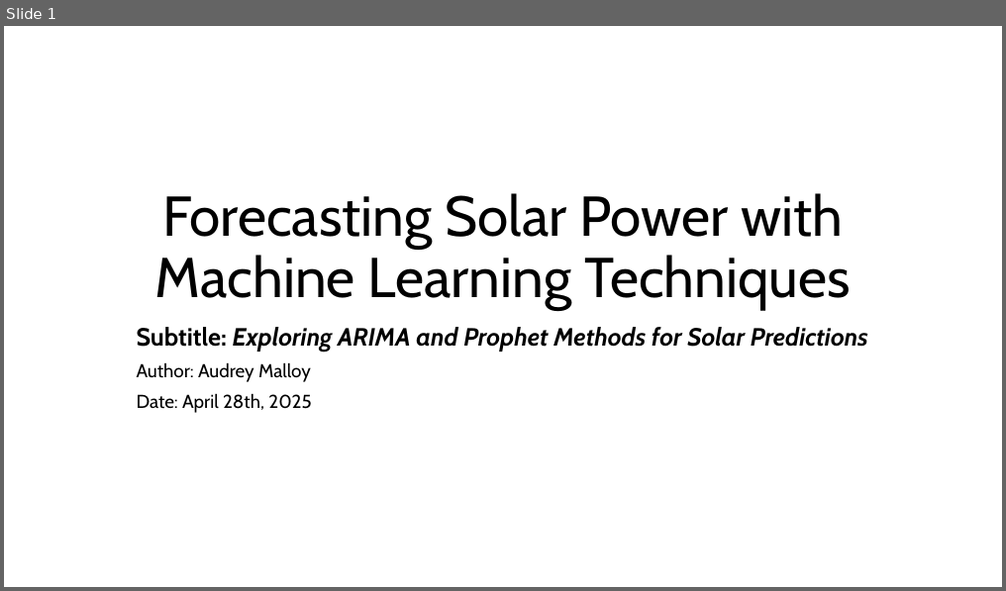
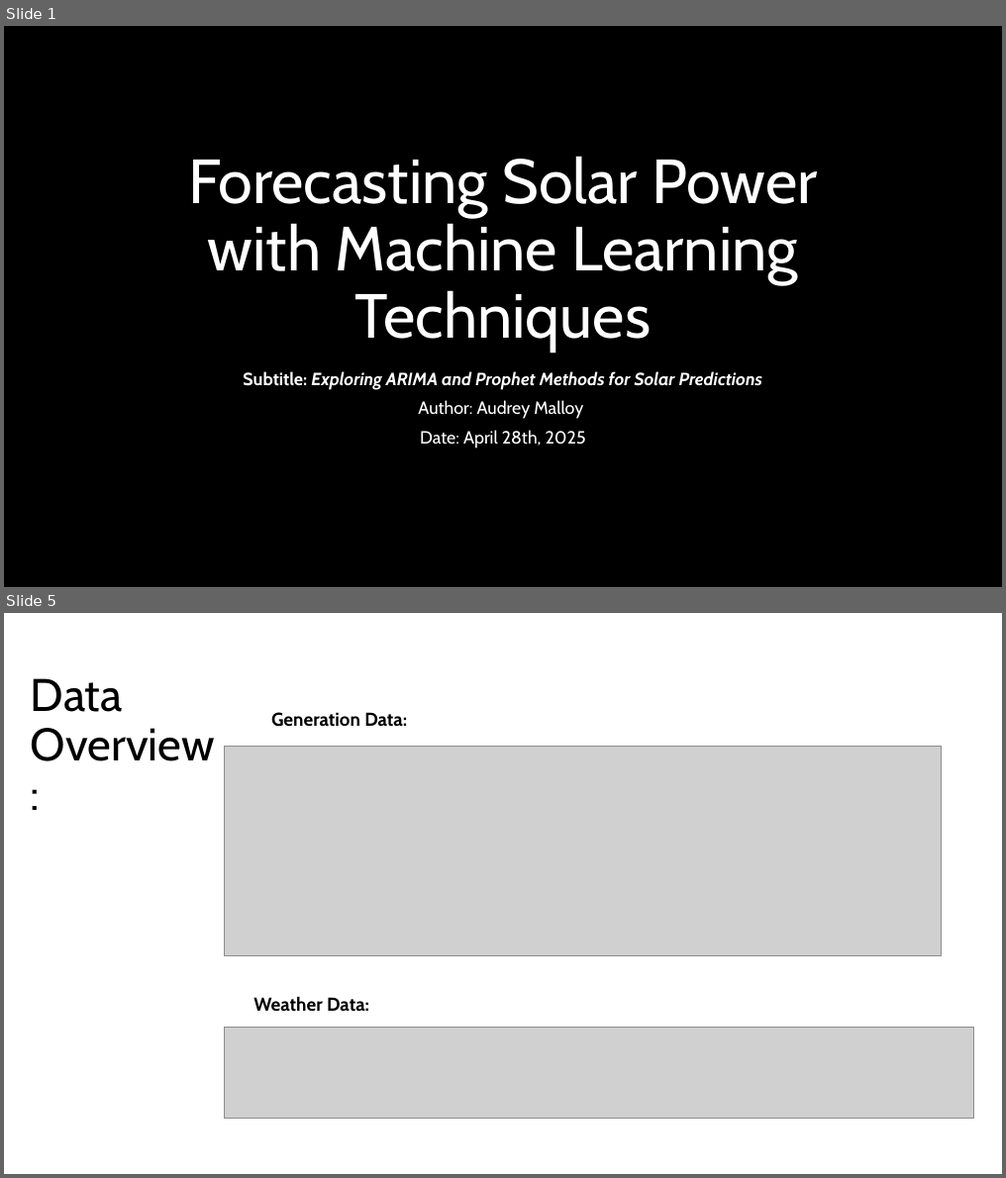
Before and after one commit to audreymalloy/Springboard_DataScience, a slide deck: Capstone-3-Solar/Documentation/Capstone_3_Final_Presentation_Malloy.pptx. Shown one above the other, each under a label of ours: slide 1 before the commit, slides 1 and 5 after it; the slides between them are not shown. The pictures are 1006x591 and 1006x1178 pixels, drawn with LibreOffice and Linux fonts; fonts in the diff are those of the drawing; grey boxes stand for pictures; background and template pictures are left out. Boxes give left, top, right and bottom in pixels: in the first picture for what was removed or moved away, otherwise in the second. Text is boxed around its words. In the diff, an @@ line names an element or a change of style, - is before the commit and + after.

```diff
--- a/Capstone-3-Solar/Documentation/Capstone_3_Final_Presentation_Malloy.pptx
+++ b/Capstone-3-Solar/Documentation/Capstone_3_Final_Presentation_Malloy.pptx
@@ slide 5 added at bbox=[4, 613, 1002, 1174], background #FFFFFF @@
@@ title added at bbox=[31, 678, 215, 761], 44 pt, text #000000 @@
+Data Overview:
@@ text added at bbox=[271, 712, 407, 727], 18 pt, text #000000, bold @@
+Generation Data:
@@ picture added at bbox=[224, 747, 942, 957] @@
@@ text added at bbox=[253, 996, 369, 1012], 18 pt, text #000000, bold @@
+Weather Data:
@@ picture added at bbox=[224, 1028, 974, 1118] @@
@@ slide 1 changed as well @@
@@ background #FFFFFF to picture (left out) @@
@@ title "Forecasting Solar Power with Machine ..." at bbox=[188, 156, 817, 352]: size 54 to 60 pt, text colour #000000 to #FFFFFF @@
@@ subtitle "Subtitle: Exploring ARIMA and Prophet ...": place and size @@
-subtitle "Subtitle: Exploring ARIMA and Prophet ..." at bbox=[137, 327, 868, 413]
+subtitle "Subtitle: Exploring ARIMA and Prophet ..." at bbox=[243, 372, 762, 449]
@@ subtitle "Subtitle: Exploring ARIMA and Prophet ..." at bbox=[243, 372, 762, 449]: size 24 to 17 pt in "Subtitle: Exploring ARIMA and Prophet Methods for ..."; text colour #000000 to #FFFFFF; size 18 to 17 pt in "Author: Audrey Malloy", "Date: April 28th, 2025"; alignment left to centre @@
```
Also in this commit, not shown: 18 other slides added, 8 slides removed, 2 other files.
